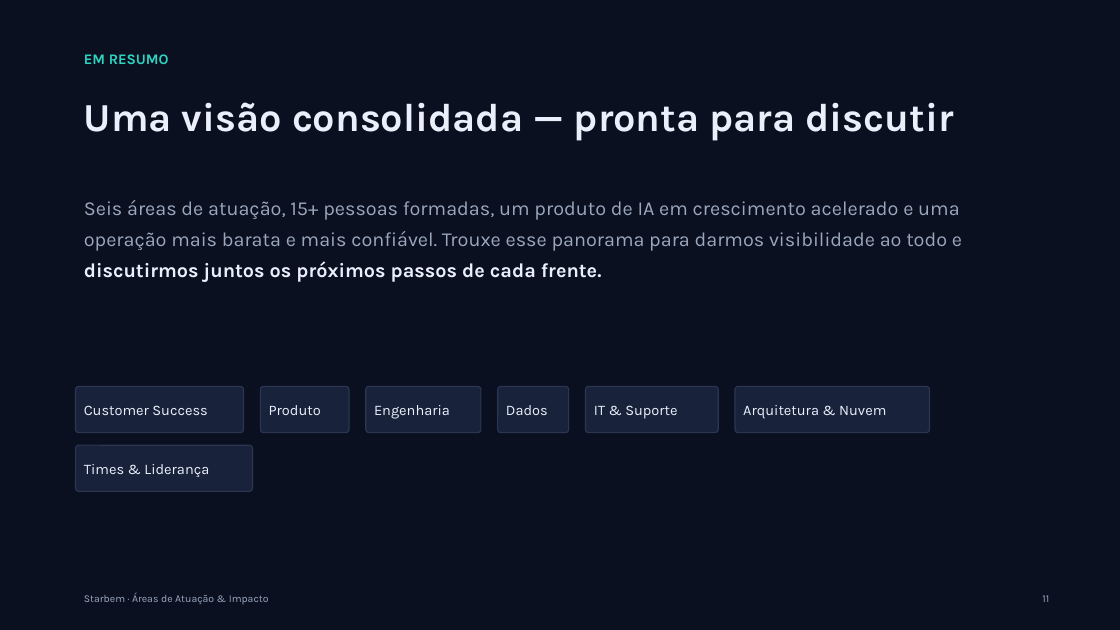
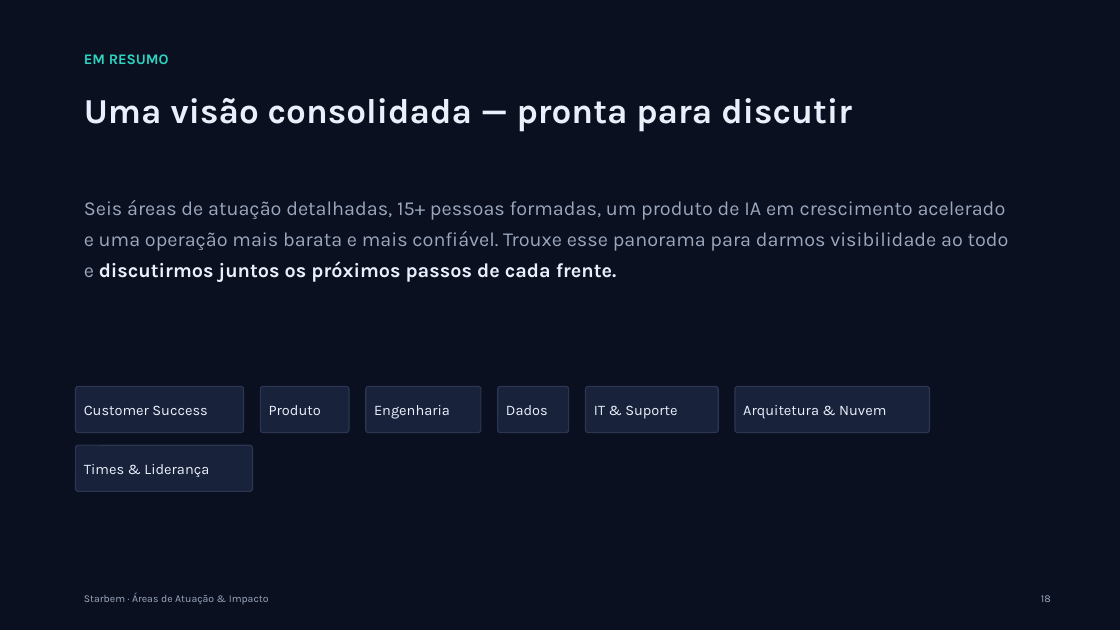
Before and after one commit to renato-dmb/agenda-facil, a slide deck: slide 18 of docs/conversa-ceo/apresentacao.pptx (slide 11 before the commit). Drawn at 1120x630 pixels with LibreOffice and Linux fonts; fonts in the diff are those of the drawing. Boxes give left, top, right and bottom in pixels: in the first picture for what was removed or moved away, otherwise in the second. Text is boxed around its words. In the diff, an @@ line names an element or a change of style, - is before the commit and + after.

```diff
--- a/docs/conversa-ceo/apresentacao.pptx
+++ b/docs/conversa-ceo/apresentacao.pptx
@@ text "Uma visão consolidada — pronta ..." at (84,98,852,132): size 34 to 30 pt @@
@@ text at (84,200,1009,282): text changed @@
-Seis áreas de atuação, 15+ pessoas formadas, um produto de IA em crescimento acelerado e uma operação mais barata e mais confiável. Trouxe esse panorama para darmos visibilidade ao todo e discutirmos juntos os próximos passos de cada frente.
+Seis áreas de atuação detalhadas, 15+ pessoas formadas, um produto de IA em crescimento acelerado e uma operação mais barata e mais confiável. Trouxe esse panorama para darmos visibilidade ao todo e discutirmos juntos os próximos passos de cada frente.
@@ text at (1041,595,1051,602): text changed @@
-11
+18
```
Also in this commit, not shown: 9 other slides changed, 8 slides added, 1 slide removed, 2 other files.
